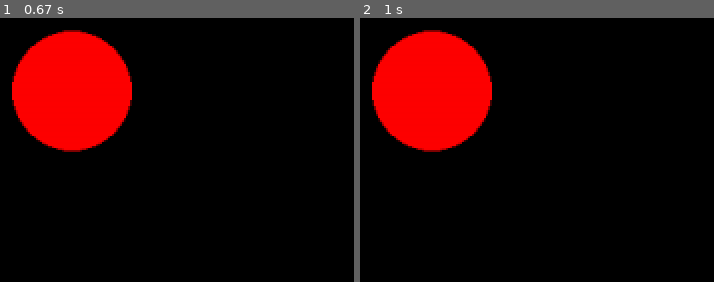
Above: before the commit, frames 1-2 (left to right).
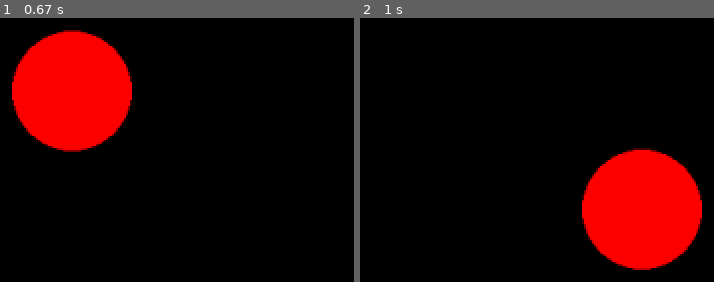
Above: after the commit, the same moments.

Repository: yoshali/course_pygame
Game: pygame game, started from less1_game.py
Two runs of this game, one before a commit and one after it. Both use one fixed random seed, a clock stepped at 60 frames per second and the inputs below.
Inputs (mouse positions are in pixels of both pictures, inside the frame that each line leads up to):
- Up to frame 1 (0.67 s): click (70, 89) at 0.38 s
- Up to frame 2 (1 s): press the mouse at (430, 89) at 0.7 s; move the mouse to (537, 147) at 0.8 s; release the mouse at (643, 208) at 0.93 s

Frame 1 is identical in both runs. In frame 2, 25% of the frame differs, in the area x 3-97%, y 4-96%.

Commit message:
Drag_n_drop for player

Diff:
--- a/less1_game.py
+++ b/less1_game.py
@@ -28,12 +28,15 @@
 #Дельта-тайм - разница во времени в милисекундах между предыдущим и текущим кадром.
 dt = 0
 
-target_pos = pygame.Vector2(screen.get_width() / 2, screen.get_height() / 2)
+#target_pos = pygame.Vector2(screen.get_width() / 2, screen.get_height() / 2)
+dragging = False
 
 #Позиция игрока в формате Vector2. Теперь player.pos хранит Vector2 объект, который запоминает координаты player
 #screen.get_width() screen.get_height() получают размеры экрана
 #Чтобы игрок со старта был в центре экрана любого размера, делим эти показатели на 2
 player_pos = pygame.Vector2(screen.get_width() / 2, screen.get_height() / 2)
+
+mouse_pos = pygame.Vector2(screen.get_width() / 2, screen.get_height() / 2)
 
 #Игровой цикл. Каждая итерация по циклу - один кадр
 while running:
@@ -50,24 +53,37 @@
 
         #Если событие - это нажатие кнопки мыши
         if event.type == pygame.MOUSEBUTTONDOWN and event.button == 1:  # Кнопка мыши нажата
-             target_pos = event.pos
+            mouse_pos = pygame.Vector2(event.pos)
+            # Проверяем, попали ли по игроку
+            if mouse_pos.distance_to(player_pos) < 40:
+                    dragging = True
+                    drag_offset = player_pos - mouse_pos
+                    print("Начали перетаскивать игрока")
 
+        if event.type == pygame.MOUSEBUTTONUP and event.button == 1:
+            if dragging:
+                dragging = False
+                print("Отпустили игрока")
+
+        if event.type == pygame.MOUSEMOTION and dragging:
+            mouse_pos = pygame.Vector2(event.pos)
+            player_pos = mouse_pos + drag_offset
+            # Опционально: ограничиваем, чтобы игрок не выходил за экран
+            player_pos.x = max(40, min(SCREEN_WIDTH - 40, player_pos.x))
+            player_pos.y = max(40, min(SCREEN_HEIGHT - 40, player_pos.y))
 
     #Рисуем кружок игрока
     pygame.draw.circle(screen, "red", player_pos, 40)
 
-    if event.type == pygame.MOUSEBUTTONUP:  # Кнопка мыши отпущена
+    ''' if event.type == pygame.MOUSEBUTTONUP:  # Кнопка мыши отпущена
             print(f"Отпущена кнопка: {event.button}")
             print(f"Позиция: {event.pos}")
-
     if target_pos:
         direction = (target_pos - player_pos)
     if direction.length() < 5:
         target_pos = None
     else:
-        player_pos += direction.normalize() * 300 * dt
-
-
+        player_pos += direction.normalize() * 300 * dt'''
     #Отображаем изображение из буфера (все то, что расовали до этого через blit по слоям)
     pygame.display.flip()
 
